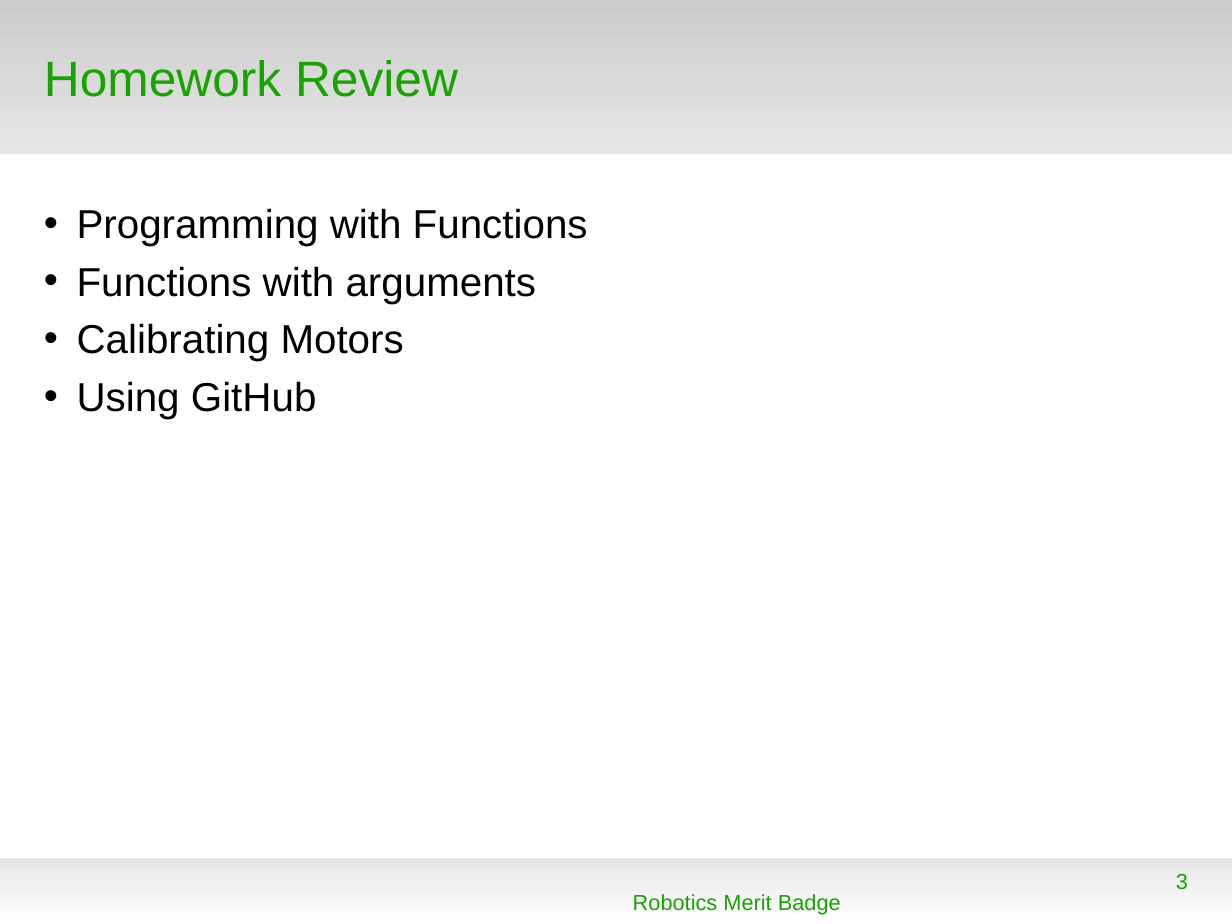
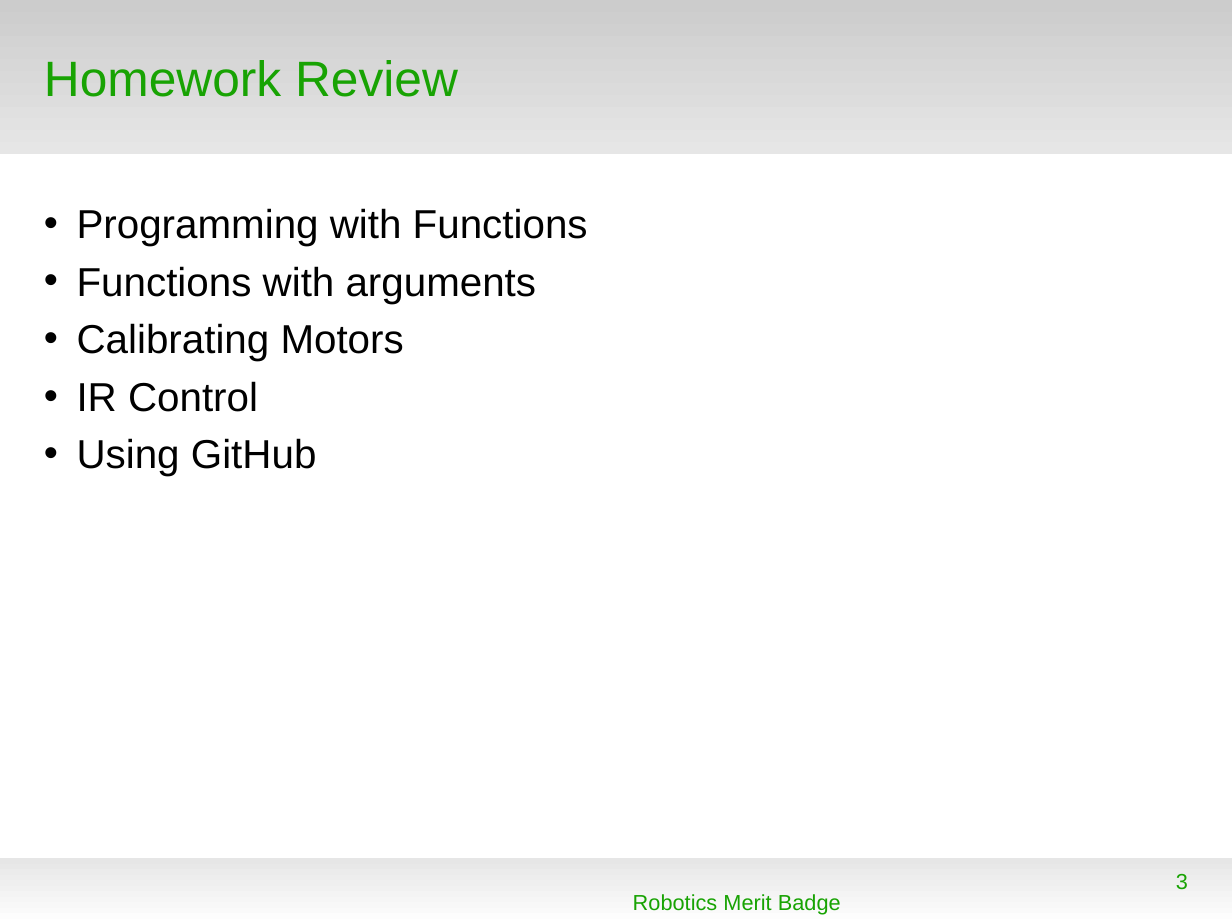
Before and after one commit to spiderman-2099/RoboticsMB, a slide deck: slide 3 of doc/RMB_Session2.odp. Drawn at 1232x924 pixels with LibreOffice and Linux fonts; fonts in the diff are those of the drawing; background and template pictures are left out. Boxes give left, top, right and bottom in pixels: in the first picture for what was removed or moved away, otherwise in the second. Text is boxed around its words. In the diff, an @@ line names an element or a change of style, - is before the commit and + after.

Commit message:
Add ComputerController Example - Controllering the computer with IR remote

```diff
--- a/doc/RMB_Session2.odp
+++ b/doc/RMB_Session2.odp
@@ text at (x1=77, y1=381, x2=258, y2=412): paragraph added @@
+• IR Control
```
Also in this commit, not shown: 1 slide added, 12 slides removed, 2 other files.
